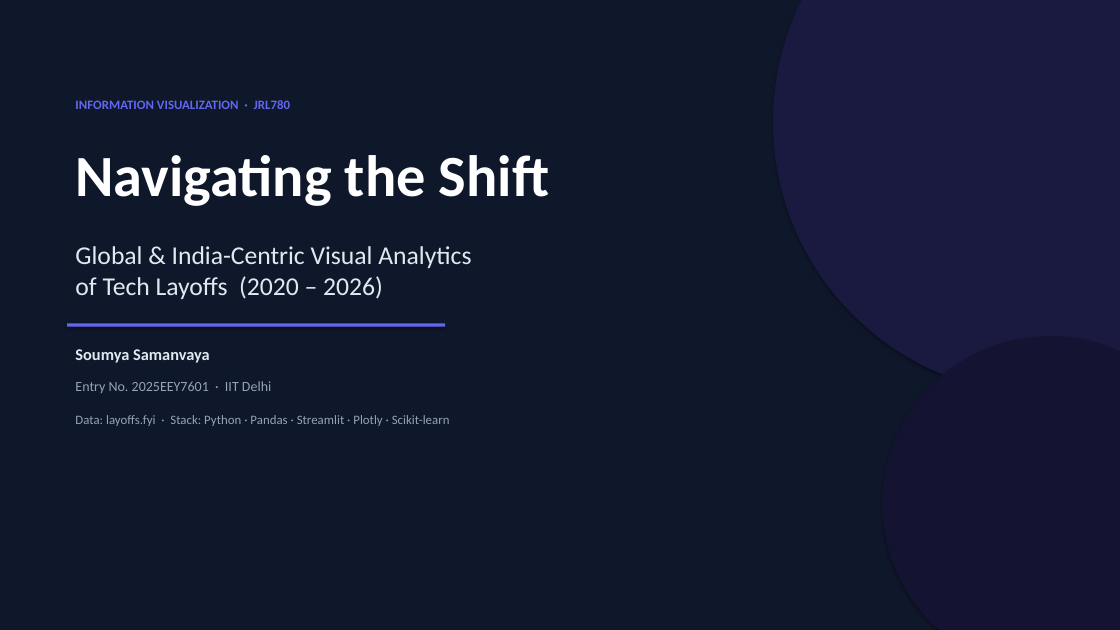
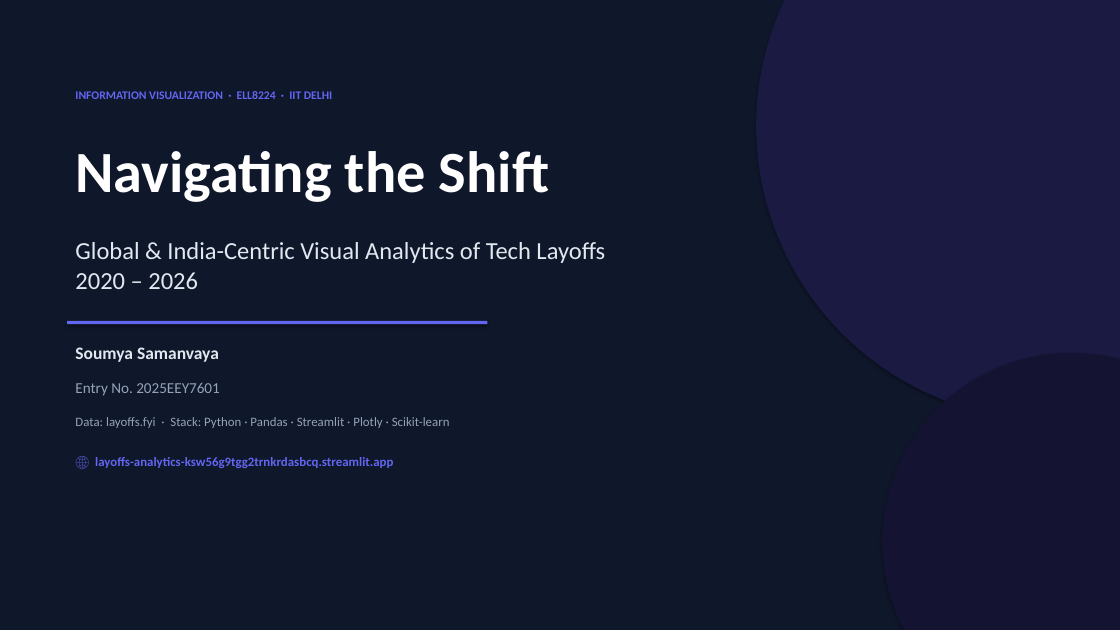
Before and after one commit to ssamanvaya98/layoffs-analytics, a slide deck: slide 1 of TechLayoffs_Presentation_FULL.pptx. Drawn at 1120x630 pixels with LibreOffice and Linux fonts; fonts in the diff are those of the drawing. Boxes give left, top, right and bottom in pixels: in the first picture for what was removed or moved away, otherwise in the second. Text is boxed around its words. In the diff, an @@ line names an element or a change of style, - is before the commit and + after.

```diff
--- a/TechLayoffs_Presentation_FULL.pptx
+++ b/TechLayoffs_Presentation_FULL.pptx
@@ ellipse: place and size @@
-ellipse at box(773, 0, 1120, 395)
+ellipse at box(756, 0, 1120, 420)
@@ ellipse at box(756, 0, 1120, 420): fill #1A1A40 to #1A1A42 @@
@@ text at box(75, 91, 332, 99): text changed; size 11 to 10 pt @@
-INFORMATION VISUALIZATION · JRL780
+INFORMATION VISUALIZATION · ELL8224 · IIT DELHI
@@ text "Navigating the Shift": place and size @@
-text "Navigating the Shift" at box(75, 155, 549, 206)
+text "Navigating the Shift" at box(75, 151, 549, 202)
@@ text at box(75, 242, 605, 289): text changed; size 22 to 21 pt @@
-Global & India-Centric Visual Analytics
-of Tech Layoffs (2020 – 2026)
+Global & India-Centric Visual Analytics of Tech Layoffs
+2020 – 2026
@@ rectangle: place and size @@
-rectangle at box(67, 323, 445, 327)
+rectangle at box(67, 321, 487, 324)
@@ text "Soumya Samanvaya" at box(75, 347, 219, 362): size 14 to 15 pt @@
@@ ellipse: place and size @@
-ellipse at box(882, 336, 1120, 630)
+ellipse at box(882, 353, 1120, 630)
@@ text at box(75, 383, 220, 396): text changed; size 12 to 13 pt @@
-Entry No. 2025EEY7601 · IIT Delhi
+Entry No. 2025EEY7601
@@ text added at box(95, 457, 393, 468), 11 pt, text #6366F1, bold @@
+🌐 layoffs-analytics-ksw56g9tgg2trnkrdasbcq.streamlit.app
```
Also in this commit, not shown: 5 other slides changed, 22 slides added, 16 slides removed, 6 other files.
